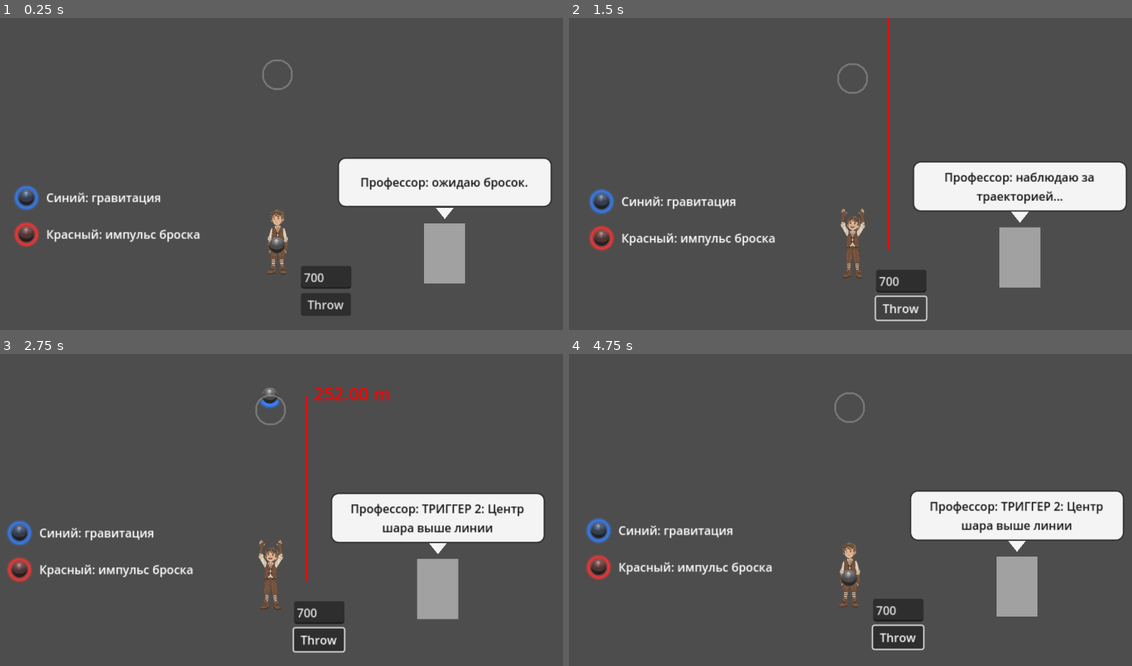
Above: before the commit, frames 1-4 (two rows, left to right).
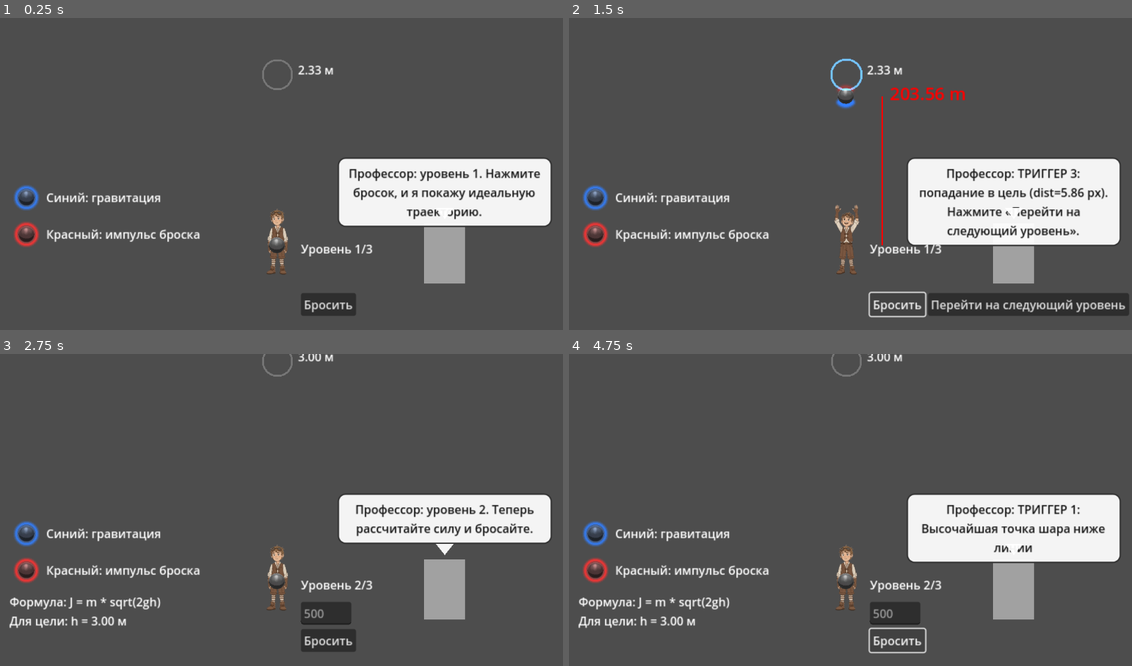
Above: after the commit, the same moments.

Repository: vasyukovin/physics
Game: Godot game, scene res://playground.tscn
The game is run twice, just before and just after one commit, with the same random seed, the same clock (stepped at 60 frames per second) and the same inputs.
Inputs (mouse positions are in pixels of both pictures, inside the frame that each line leads up to):
- Up to frame 1 (0.25 s): no input
- Up to frame 2 (1.5 s): click "Throw" (after the commit: "Бросить") at 0.5 s; click "Throw" (after the commit: "Бросить") at 1.25 s
- Up to frame 3 (2.75 s): click (461, 641) at 2 s, where only the run after the commit has a clickable "Перейти на следующий уровень"
- Up to frame 4 (4.75 s): click "Throw" (after the commit: "Бросить") at 2.75 s

The runs differ from the first frame. In frame 1, 5.1% of the frame differs, in the area x 52-98%, y 15-96%; in frame 2, 14%, in the area x 2-100%, y 0-98%; in frame 3, 7.4%; in frame 4, 9.3%.

Commit message:
Add level progression mechanics and UI elements in playground.gd and playground.tscn; implement target distance calculations and professor dialogue updates for enhanced gameplay experience

Diff:
--- a/Ball/ball.tscn
+++ b/Ball/ball.tscn
@@ -5,6 +5,9 @@
 [sub_resource type="CircleShape2D" id="CircleShape2D_65gad"]
 
 [node name="Ball" type="RigidBody2D"]
+gravity_scale = 1.0
+linear_damp_mode = 1
+linear_damp = 0.0
 
 [node name="CollisionShape2D" type="CollisionShape2D" parent="."]
 shape = SubResource("CircleShape2D_65gad")
--- a/playground.gd
+++ b/playground.gd
@@ -11,6 +11,9 @@
 @onready var player_node: Node2D = $Player
 @onready var force_input: LineEdit = $UI/ForceInput
 @onready var throw_button: Button = $UI/ThrowButton
+@onready var next_level_button: Button = $UI/NextLevelButton
+@onready var formula_label: Label = $UI/FormulaLabel
+@onready var level_label: Label = $UI/LevelLabel
 @onready var state_legend_panel: PanelContainer = $UI/StateLegend
 @onready var gravity_ball_slot: Control = $UI/StateLegend/Margin/Content/GravityRow/GravityBallSlot
 @onready var impulse_ball_slot: Control = $UI/StateLegend/Margin/Content/ImpulseRow/ImpulseBallSlot
@@ -20,6 +23,7 @@
 @onready var height_line: Line2D = $HeightIndicator
 @onready var height_label: Label = $HeightLabel
 @onready var target_height_line: Sprite2D = $TargetHeightLine
+@onready var target_distance_label: Label = $TargetDistanceLabel
 @onready var camera: Camera2D = $Camera2D
 @onready var professor_dialog_label: Label = $Professor/SpeechBubble/Margin/SpeechText
 
@@ -31,7 +35,7 @@
 @export var player_z_index: int = 0
 @export var force_outline_z_index: int = 1
 @export var ball_z_index: int = 2
-@export var target_distances_px: PackedFloat32Array = PackedFloat32Array([232.69947052002])
+@export var target_distances_px: PackedFloat32Array = PackedFloat32Array([232.69947052002, 300.0, 380.0])
 @export var active_target_index: int = 0
 
 # Target ring (procedural circle indicator)
@@ -49,9 +53,11 @@
 @export_range(0.2, 0.49, 0.01) var force_outline_half_arc_ratio: float = 0.25
 @export var force_red_fade_smooth_speed: float = 7.0
 
+const TOTAL_LEVELS: int = 3
 var starting_ball_y: float
 var target_line_y: float  # Y position of the target line
 var triggers_fired: Dictionary = {}  # Track which triggers have fired this throw
+var current_level: int = 1
 var camera_shake_controller: CameraShakeController
 var force_outline_renderer: ForceOutlineRenderer
 var target_ring_controller
@@ -74,6 +80,7 @@
 	ball.freeze = true
 
 	throw_button.pressed.connect(_on_throw_button_pressed)
+	next_level_button.pressed.connect(_on_next_level_button_pressed)
 
 	force_input.text = "700"
 
@@ -89,9 +96,7 @@
 	# Initialize target line from configured distances above player.
 	target_line_y = starting_ball_y - _get_active_target_distance_px()
 	target_ring_controller = TargetRingControllerScript.new()
-	var target_x: float = ball.global_position.x
-	if player_sprite:
-		target_x = player_sprite.global_position.x
+	var target_x: float = _get_target_x()
 	target_ring_controller.setup(
 		self,
 		target_height_line,
@@ -131,7 +136,8 @@
 
 	_apply_fixed_z_order()
 	_setup_force_outline()
-	_professor_say("Профессор: ожидаю бросок.")
+	_apply_level_state()
+	_professor_say("Профессор: уровень 1. Нажмите бросок, и я покажу идеальную траекторию.")
 
 func _physics_process(_delta):
 	# Update camera shake
@@ -154,11 +160,19 @@
 	_update_force_outline_visual()
 
 func _on_throw_button_pressed():
+	if throw_state_controller and throw_state_controller.is_throw_active():
+		return
+
 	triggers_fired.clear()  # Reset triggers for new throw
 	_professor_say("Профессор: наблюдаю за траекторией...")
 
 	var force_value: float = 0.0
-	if force_input and force_input.text != "":
+	if current_level == 1:
+		force_value = _calculate_required_impulse(_get_active_target_distance_px())
+	elif force_input and force_input.text != "":
+		if not force_input.text.is_valid_float():
+			_professor_say("Профессор: введите число в поле силы.")
+			return
 		force_value = float(force_input.text)
 	else:
 		force_value = 500.0
@@ -241,9 +255,72 @@
 	if result.get("on_line_triggered", false):
 		var message := "ТРИГГЕР 3: попадание в цель (dist=%.2f px)" % result.get("hit_distance", INF)
 		print(message)
-		_professor_say("Профессор: " + message)
+		if current_level < TOTAL_LEVELS:
+			next_level_button.visible = true
+			_professor_say("Профессор: " + message + ". Нажмите «Перейти на следующий уровень».")
+		else:
+			_professor_say("Профессор: " + message + ". Все уровни пройдены!")
 		if target_ring_controller:
 			target_ring_controller.play_hit_fx()
+
+func _on_next_level_button_pressed() -> void:
+	if throw_state_controller and throw_state_controller.is_throw_active():
+		return
+	if current_level >= TOTAL_LEVELS:
+		return
+	current_level += 1
+	next_level_button.visible = false
+	triggers_fired.clear()
+	if height_indicator_controller:
+		height_indicator_controller.reset()
+	_apply_level_state()
+	_professor_say("Профессор: уровень %d. Теперь рассчитайте силу и бросайте." % current_level)
+
+func _apply_level_state() -> void:
+	active_target_index = current_level - 1
+	target_line_y = starting_ball_y - _get_active_target_distance_px()
+	if target_ring_controller:
+		target_ring_controller.setup(
+			self,
+			target_height_line,
+			target_line_y,
+			_get_target_x(),
+			_get_ball_radius_px(),
+			target_tolerance_px,
+			target_ring_line_width_px,
+			target_ring_idle_alpha,
+			target_hit_color
+		)
+
+	var target_distance_m: float = _get_active_target_distance_px() / pixels_per_meter
+	target_distance_label.text = "%.2f м" % target_distance_m
+	target_distance_label.global_position = Vector2(_get_target_x() + 28.0, target_line_y - 18.0)
+
+	level_label.text = "Уровень %d/%d" % [current_level, TOTAL_LEVELS]
+	next_level_button.visible = false
+
+	if current_level == 1:
+		force_input.visible = false
+		formula_label.visible = false
+	else:
+		force_input.visible = true
+		force_input.clear()
+		formula_label.visible = true
+		formula_label.text = "Формула: J = m * sqrt(2gh)\nДля цели: h = %.2f м" % target_distance_m
+
+func _get_target_x() -> float:
+	var target_x: float = ball.global_position.x
+	if player_sprite:
+		target_x = player_sprite.global_position.x
+	return target_x
+
+func _calculate_required_impulse(distance_px: float) -> float:
+	var gravity_px: float = float(ProjectSettings.get_setting("physics/2d/default_gravity", 980.0))
+	var speed_px: float = sqrt(max(2.0 * gravity_px * max(distance_px, 0.0), 0.0))
+	var ball_mass: float = 1.0
+	if ball:
+		ball_mass = max(ball.mass, 0.001)
+	return ball_mass * speed_px
 
 func _professor_say(text: String) -> void:
 	if not professor_dialog_label:
--- a/playground.tscn
+++ b/playground.tscn
@@ -86,7 +86,33 @@
 offset_top = -25.0
 offset_right = 47.0
 offset_bottom = 6.0
-text = "Throw"
+text = "Бросить"
+
+[node name="NextLevelButton" type="Button" parent="UI"]
+visible = false
+layout_mode = 0
+offset_left = 58.0
+offset_top = -25.0
+offset_right = 240.0
+offset_bottom = 6.0
+text = "Перейти на следующий уровень"
+
+[node name="FormulaLabel" type="Label" parent="UI"]
+layout_mode = 0
+offset_left = -418.0
+offset_top = -74.0
+offset_right = -105.0
+offset_bottom = -11.0
+text = "Формула: J = m * sqrt(2gh)"
+autowrap_mode = 3
+
+[node name="LevelLabel" type="Label" parent="UI"]
+layout_mode = 0
+offset_left = -21.0
+offset_top = -97.0
+offset_right = 180.0
+offset_bottom = -73.0
+text = "Уровень 1/3"
 
 [node name="StateLegend" type="PanelContainer" parent="UI"]
 layout_mode = 0
@@ -147,3 +173,10 @@
 text = "0.00 m"
 
 [node name="TargetHeightLine" type="Sprite2D" parent="."]
+
+[node name="TargetDistanceLabel" type="Label" parent="."]
+offset_left = 621.0
+offset_top = 90.0
+offset_right = 711.0
+offset_bottom = 114.0
+text = "0.00 m"
